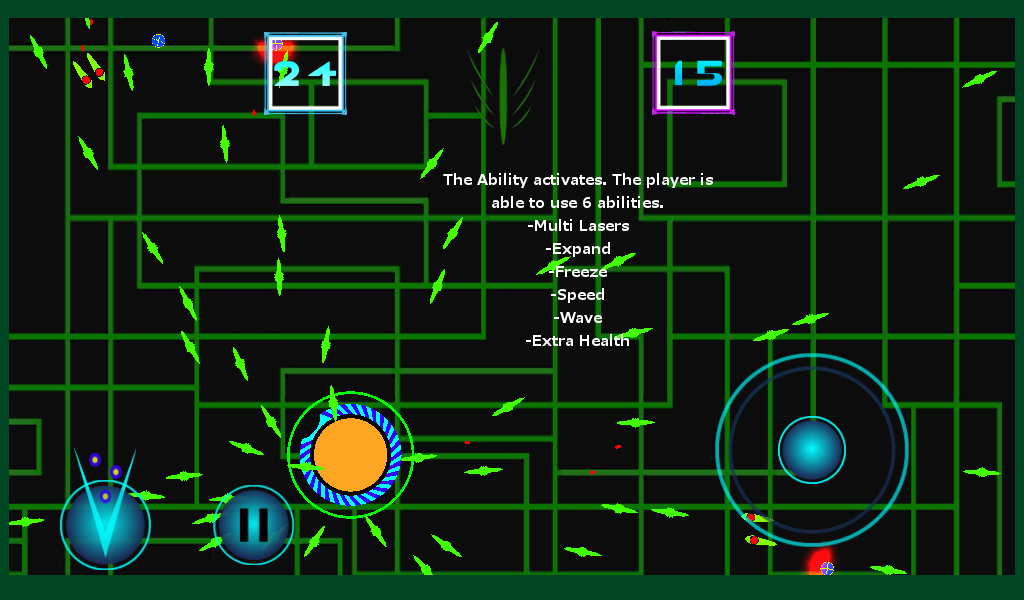
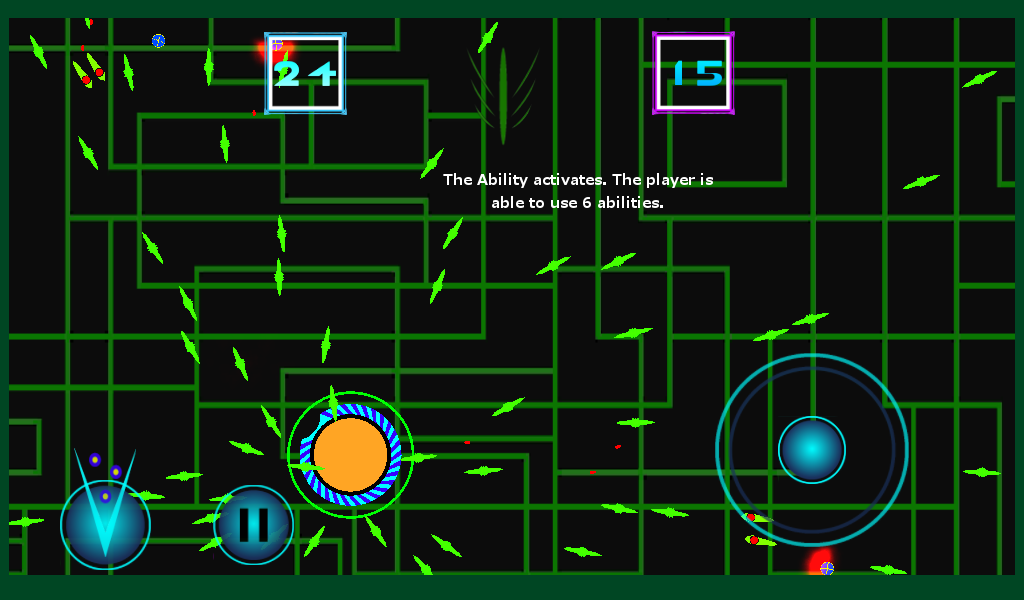
Layers edited between the first and the second 1024×600 image:
painted on "The Ability activates. The pla..." over [left=526, top=219, right=629, bottom=346]
